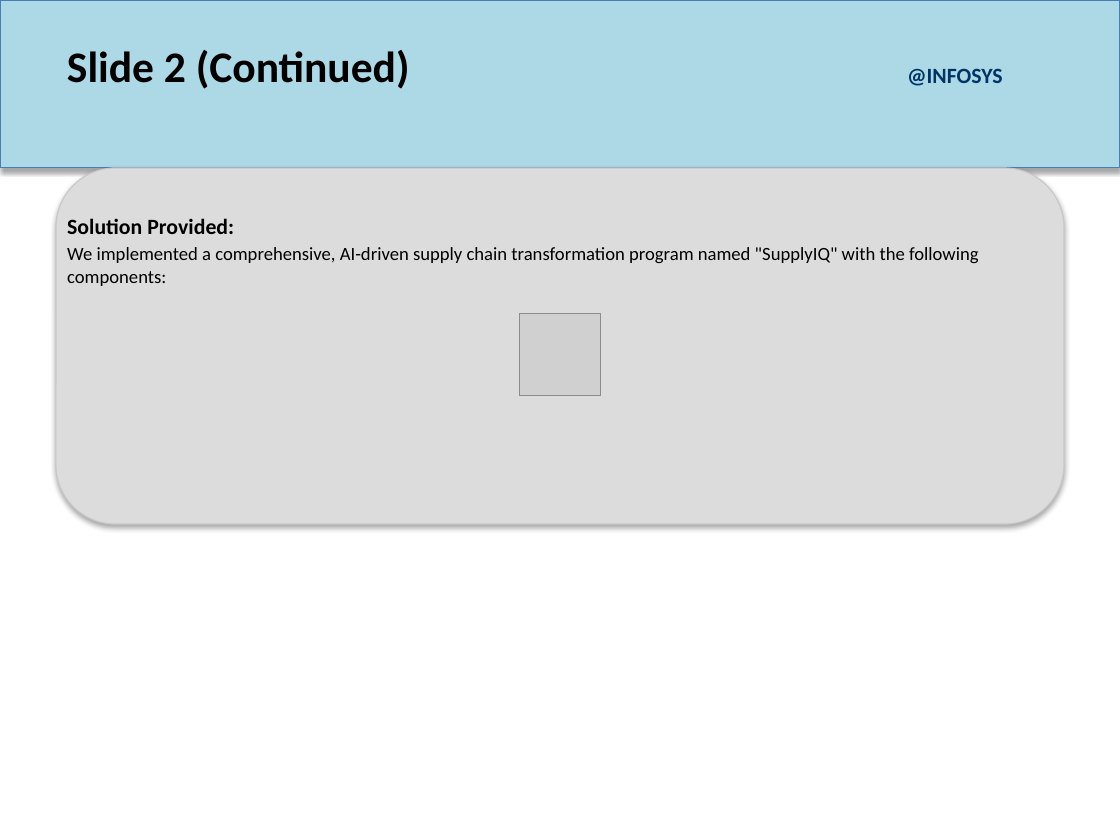
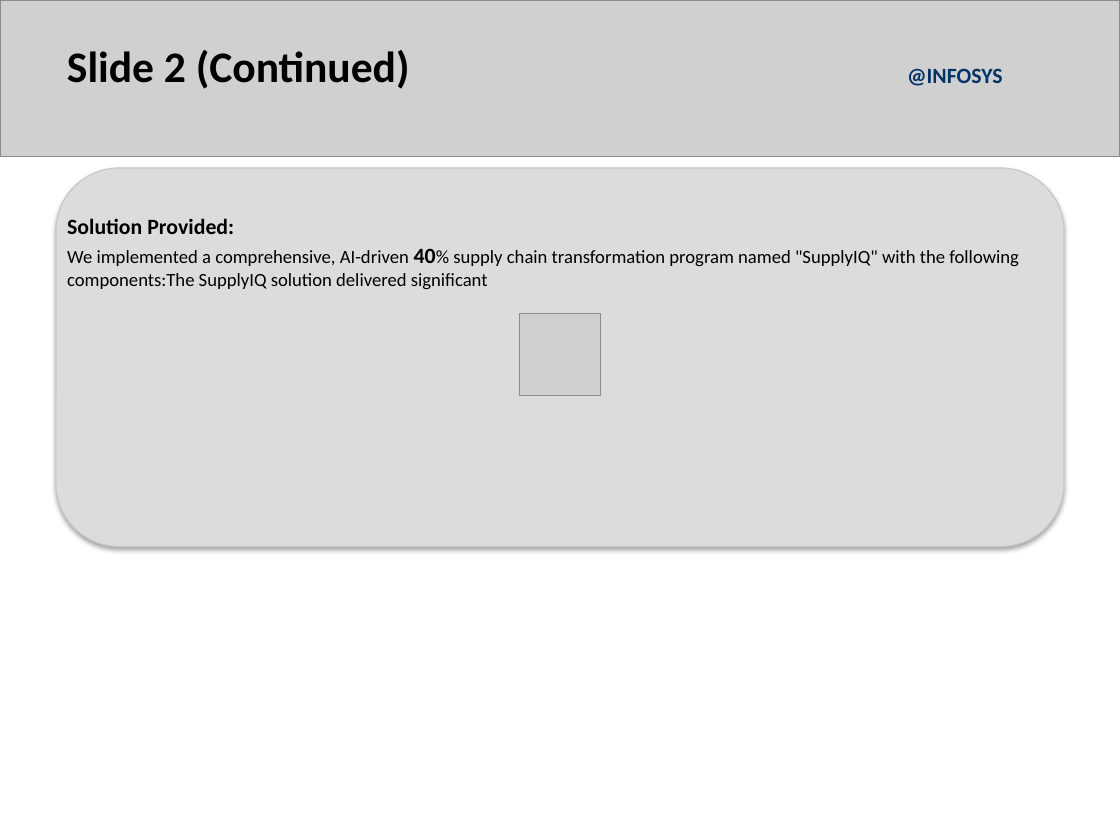
Before and after one commit to sirisurneni/htmltoppt, a slide deck: slide 3 of presentation.pptx. Drawn at 1120x840 pixels with LibreOffice and Linux fonts; fonts in the diff are those of the drawing; grey boxes stand for pictures. Boxes give left, top, right and bottom in pixels: in the first picture for what was removed or moved away, otherwise in the second. Text is boxed around its words. In the diff, an @@ line names an element or a change of style, - is before the commit and + after.

```diff
--- a/presentation.pptx
+++ b/presentation.pptx
@@ rectangle removed at box(0, 0, 1120, 168) @@
@@ picture added at box(0, 0, 1120, 157) @@
@@ rounded rectangle: place and size @@
-rounded rectangle at box(56, 168, 1064, 524)
+rounded rectangle at box(56, 168, 1064, 547)
@@ text at box(67, 248, 1019, 289): text changed @@
-We implemented a comprehensive, AI-driven supply chain transformation program named "SupplyIQ" with the following components:
+We implemented a comprehensive, AI-driven 40% supply chain transformation program named "SupplyIQ" with the following components:The SupplyIQ solution delivered significant
```
Also in this commit, not shown: 2 other slides changed, 3 other files.
